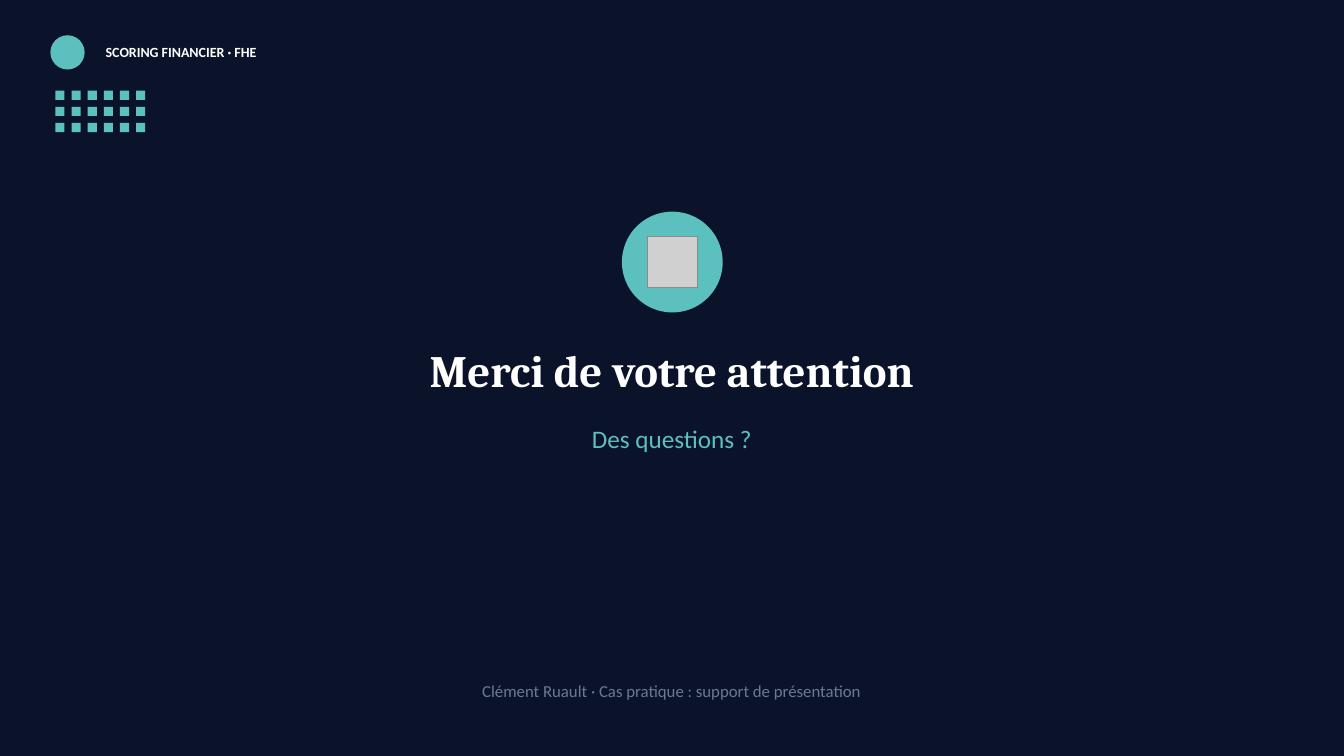
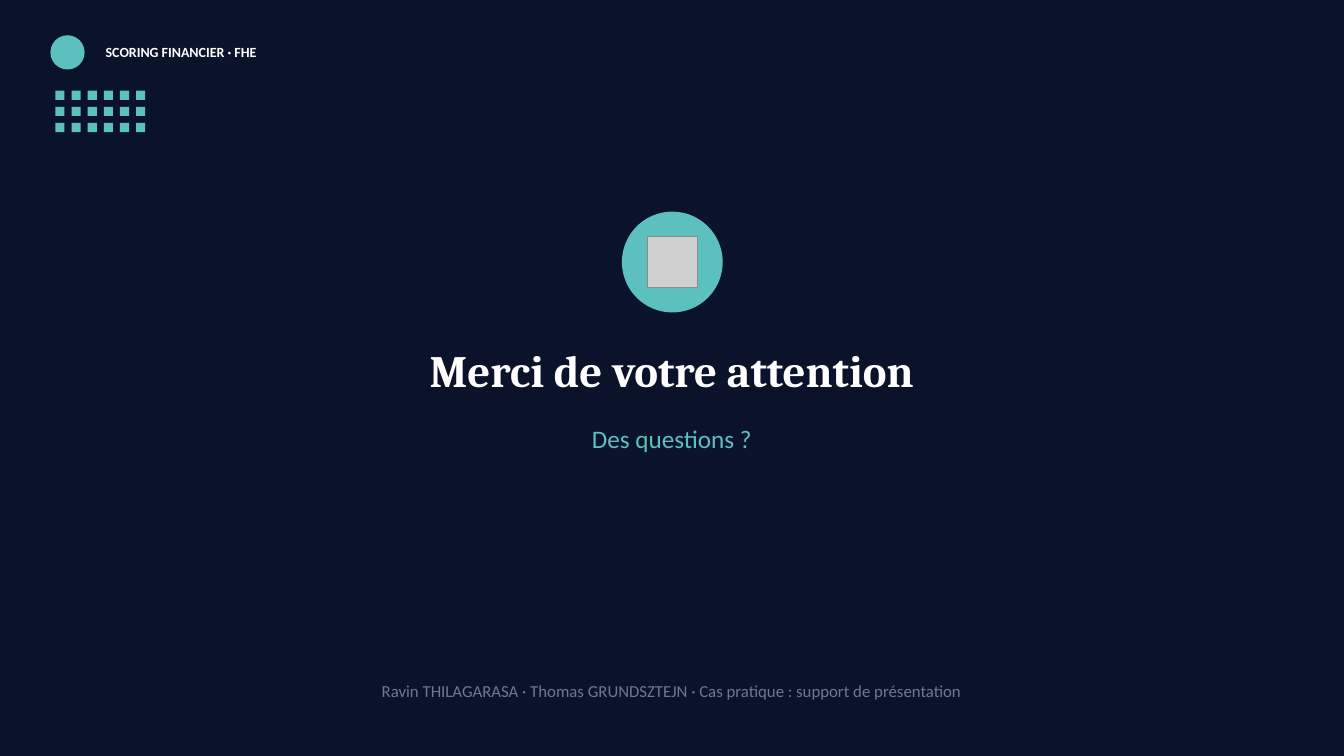
Before and after one commit to Defl3ct-941/Scoring_FHE, a slide deck: slide 10 of 06_video/PPT_CAS_PRATIQUE_FHE.pptx. Drawn at 1344x756 pixels with LibreOffice and Linux fonts; fonts in the diff are those of the drawing; grey boxes stand for pictures; background and template pictures are left out. Boxes give left, top, right and bottom in pixels: in the first picture for what was removed or moved away, otherwise in the second. Text is boxed around its words. In the diff, an @@ line names an element or a change of style, - is before the commit and + after.

Commit message:
Uniformiser les auteurs du projet (Ravin THILAGARASA, Thomas GRUNDSZTEJN)

```diff
--- a/06_video/PPT_CAS_PRATIQUE_FHE.pptx
+++ b/06_video/PPT_CAS_PRATIQUE_FHE.pptx
@@ text at [382,685,961,700]: text changed @@
-Clément Ruault · Cas pratique : support de présentation
+Ravin THILAGARASA · Thomas GRUNDSZTEJN · Cas pratique : support de présentation
```
Also in this commit, not shown: 16 other files.
